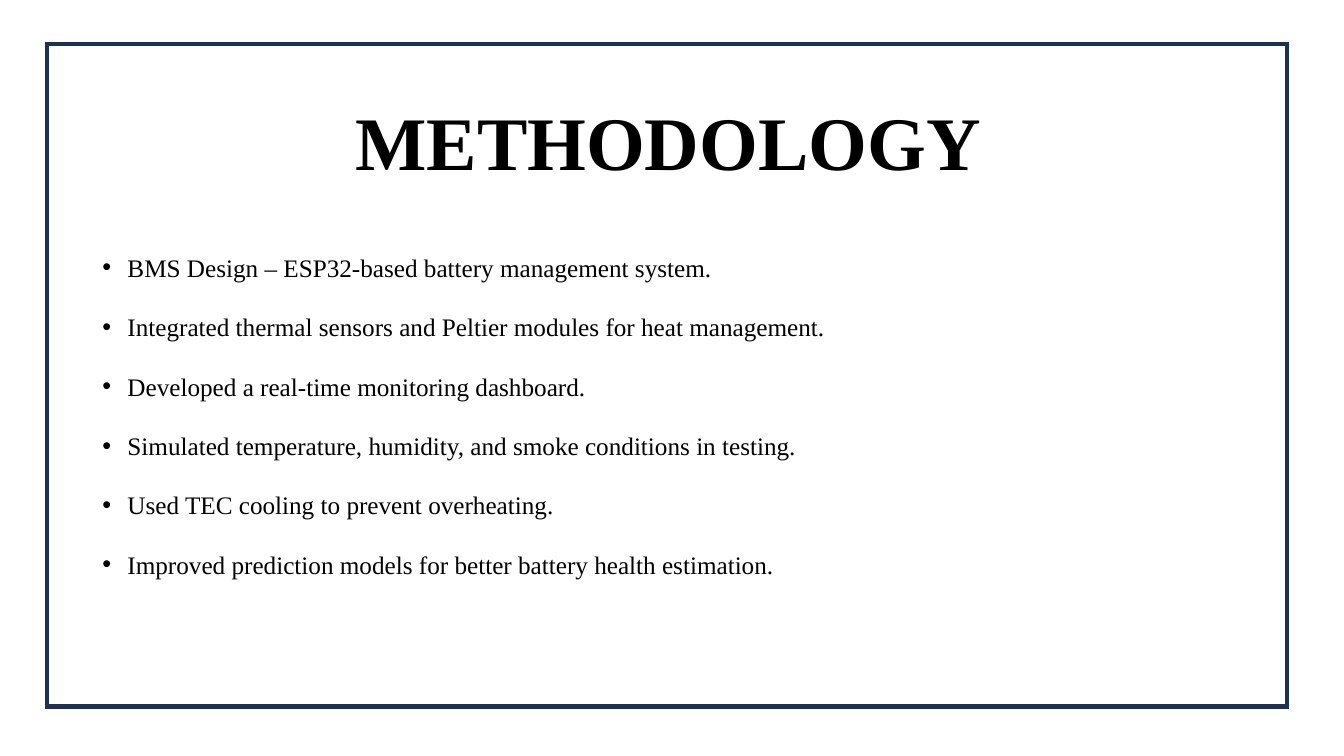
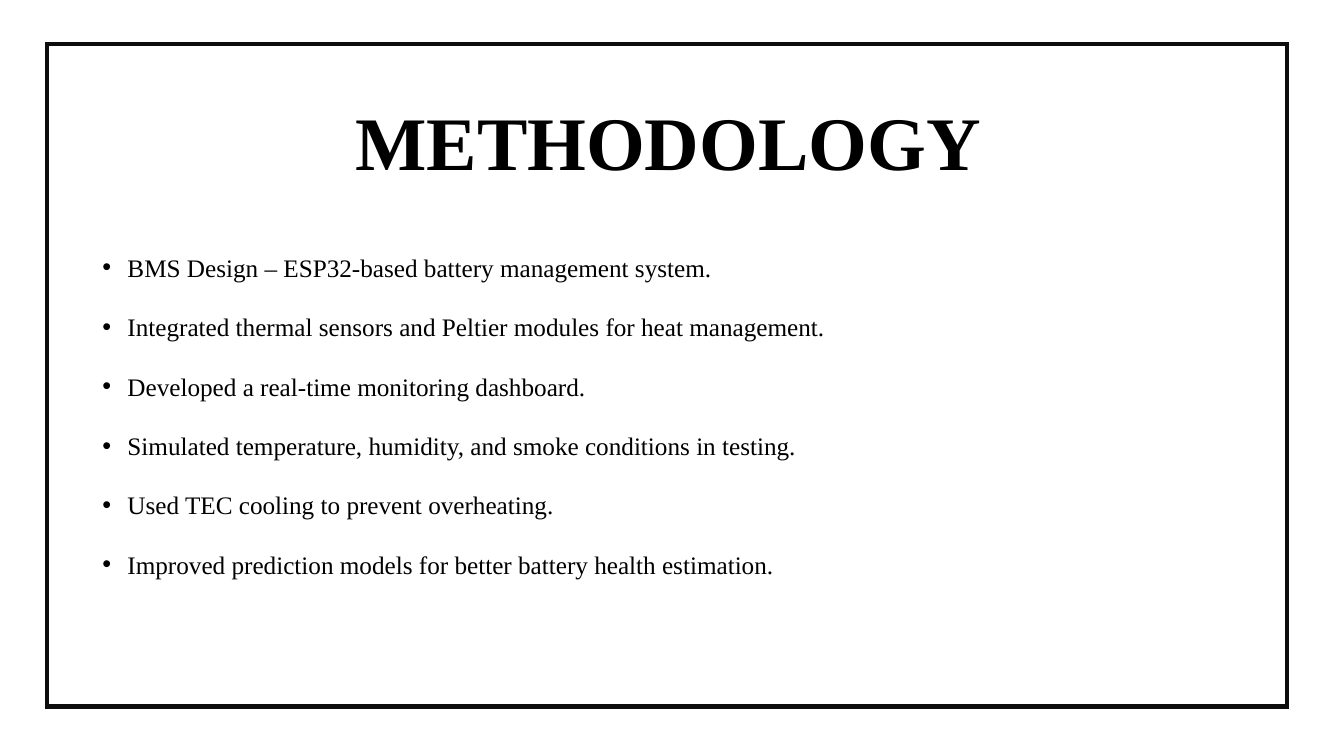
Before and after one commit to BhavyaMunnam/SMART-BATTERY-MANAGEMENT-AND-THERMAL-PROTECTION-SYSTEM-WITH-GSM-ALERTS-AND-CLOUD-INTEGRATION, a slide deck: slide 3 of SMART BATTERY MANAGEMENT AND THERMAL PROTECTION SYSTEM WITH.pptx. Drawn at 1344x756 pixels with LibreOffice and Linux fonts; fonts in the diff are those of the drawing. Boxes give left, top, right and bottom in pixels: in the first picture for what was removed or moved away, otherwise in the second. Text is boxed around its words. In the diff, an @@ line names an element or a change of style, - is before the commit and + after.

```diff
--- a/SMART BATTERY MANAGEMENT AND THERMAL PROTECTION SYSTEM WITH.pptx
+++ b/SMART BATTERY MANAGEMENT AND THERMAL PROTECTION SYSTEM WITH.pptx
@@ rectangle at bbox=[47, 44, 1288, 707]: outline #1E3256 3 pt to #0D0D0D 3 pt @@
```
Also in this commit, not shown: 4 other slides changed.
